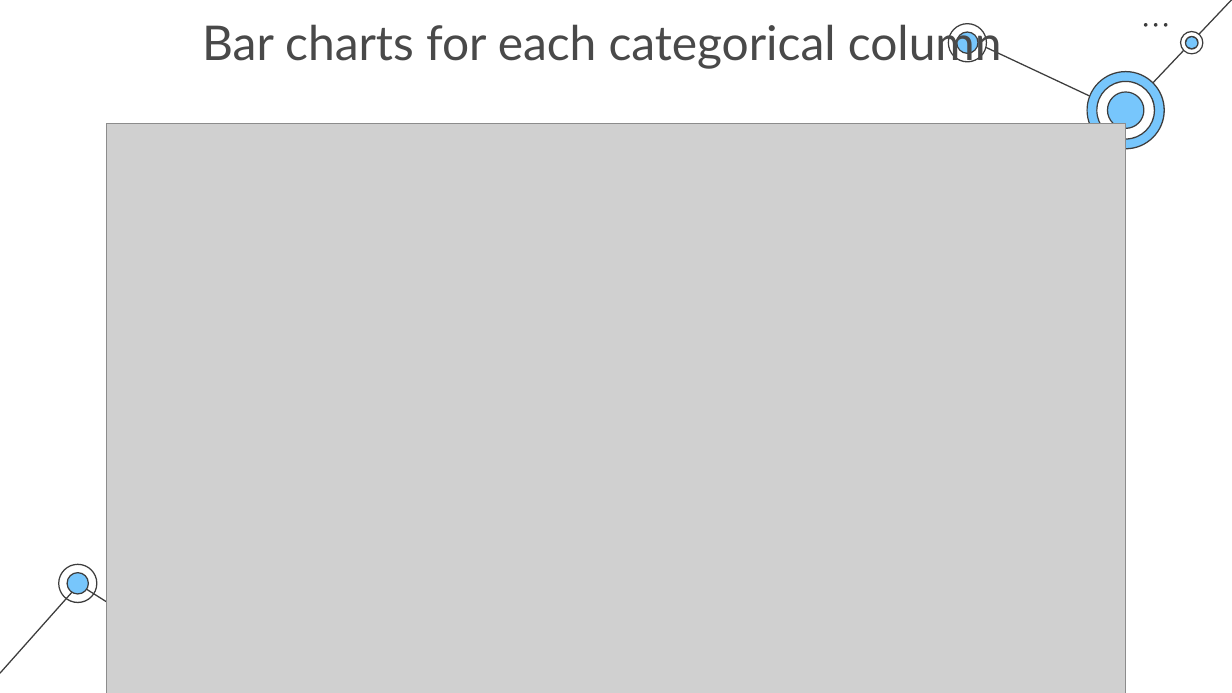
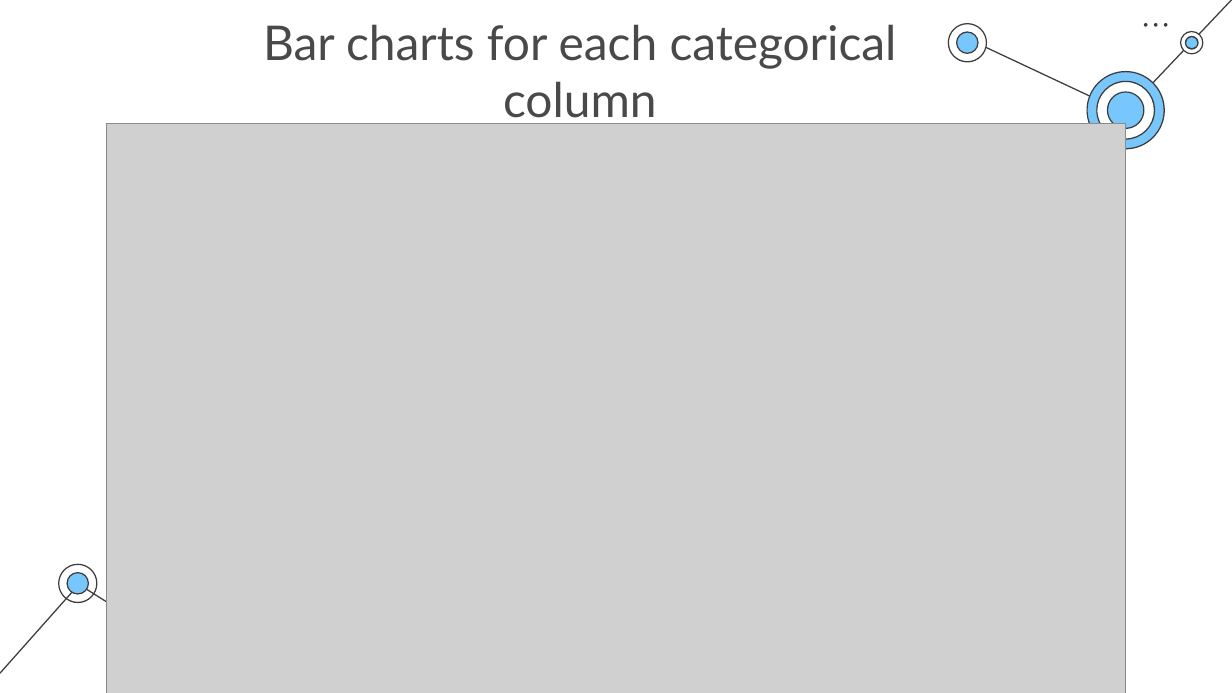
Before and after one commit to NAyeshaKhan/Heart-Disease-Prediction, a slide deck: slide 15 of Heart Disease Prediction System.pptx. Drawn at 1232x693 pixels with LibreOffice and Linux fonts; fonts in the diff are those of the drawing; grey boxes stand for pictures. Boxes give left, top, right and bottom in pixels: in the first picture for what was removed or moved away, otherwise in the second. Text is boxed around its words. In the diff, an @@ line names an element or a change of style, - is before the commit and + after.

```diff
--- a/Heart Disease Prediction System.pptx
+++ b/Heart Disease Prediction System.pptx
@@ title "Bar charts for each categorical ..." rewrapped from (202,23,1002,69) to (263,24,897,127) @@
```
Also in this commit, not shown: 10 other slides changed.
